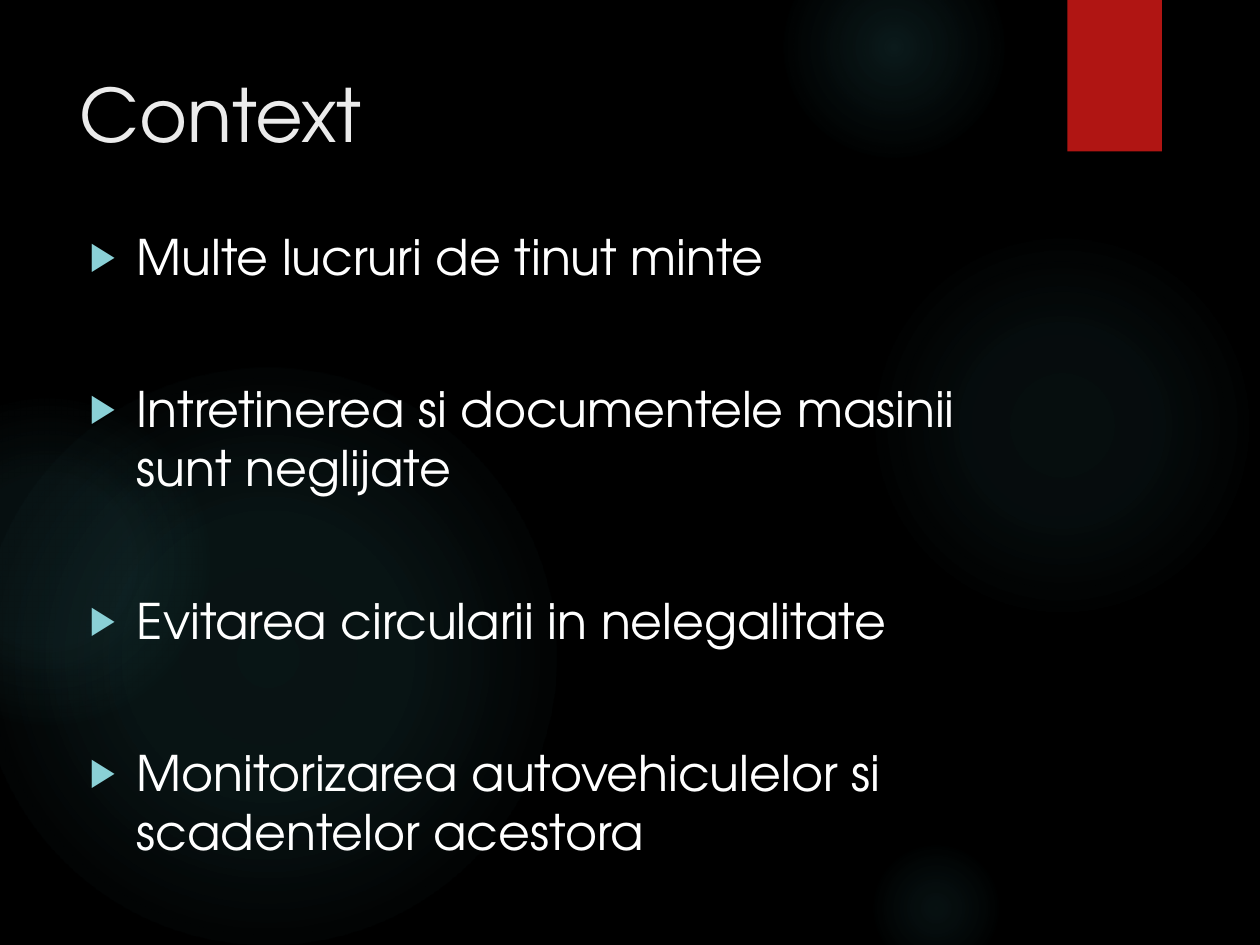
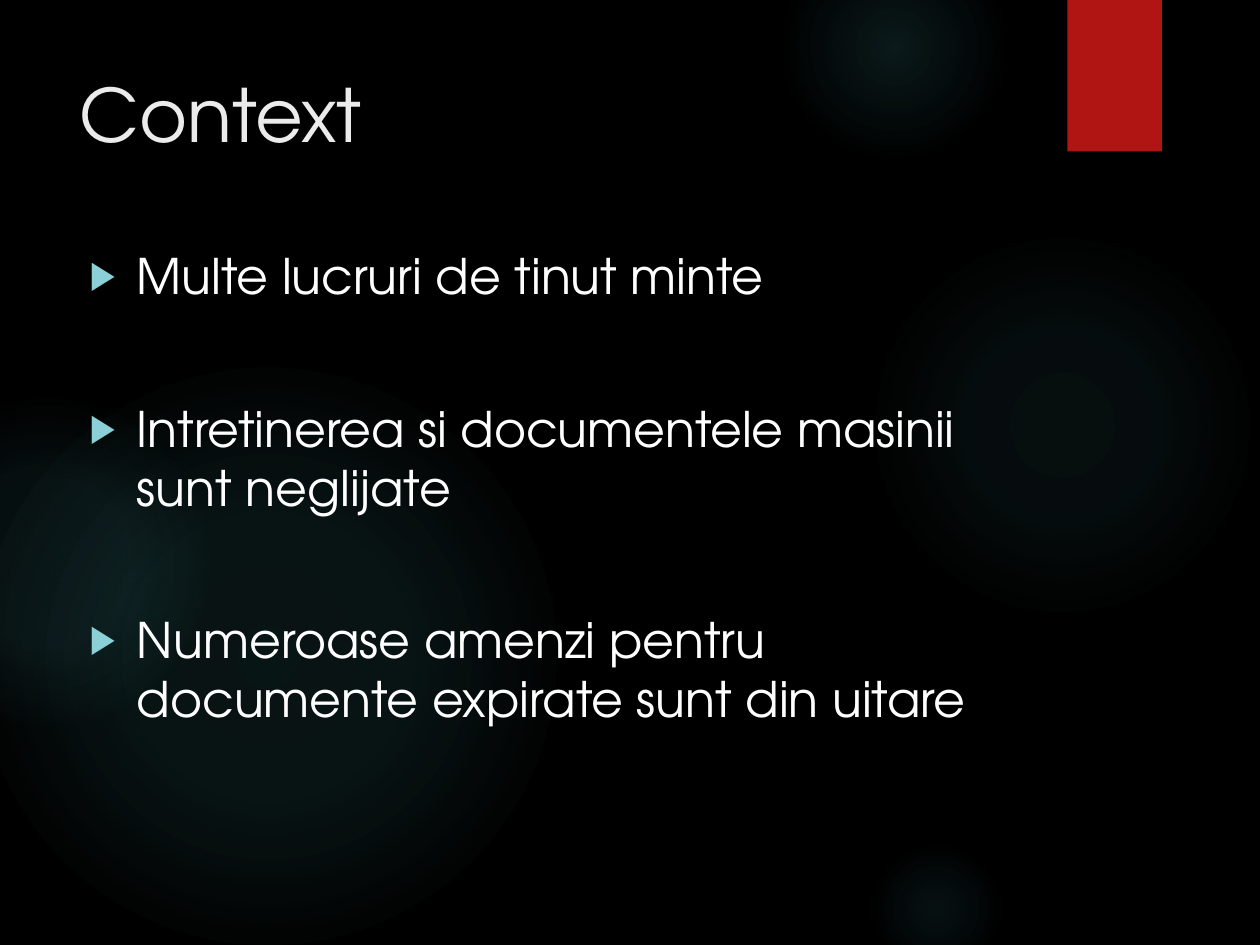
Before and after one commit to rizebi/bachelorProjectDiploma, a slide deck: slide 2 of Documentatie/Prezentare.pptx. Drawn at 1260x945 pixels with LibreOffice and Linux fonts; fonts in the diff are those of the drawing; background and template pictures are left out. Boxes give left, top, right and bottom in pixels: in the first picture for what was removed or moved away, otherwise in the second. Text is boxed around its words. In the diff, an @@ line names an element or a change of style, - is before the commit and + after.

```diff
--- a/Documentatie/Prezentare.pptx
+++ b/Documentatie/Prezentare.pptx
@@ text "Multe lucruri de tinut minte": place and size @@
-text "Multe lucruri de tinut minte" at [137,238,954,851]
+text "Multe lucruri de tinut minte" at [137,257,965,727]
@@ text at [137,621,965,727]: text changed @@
-▶ Evitarea circularii in nelegalitate
-▶ Monitorizarea autovehiculelor si scadentelor acestora
+▶ Numeroase amenzi pentru documente expirate sunt din uitare
```
Also in this commit, not shown: 10 slides added, 1 other file.
